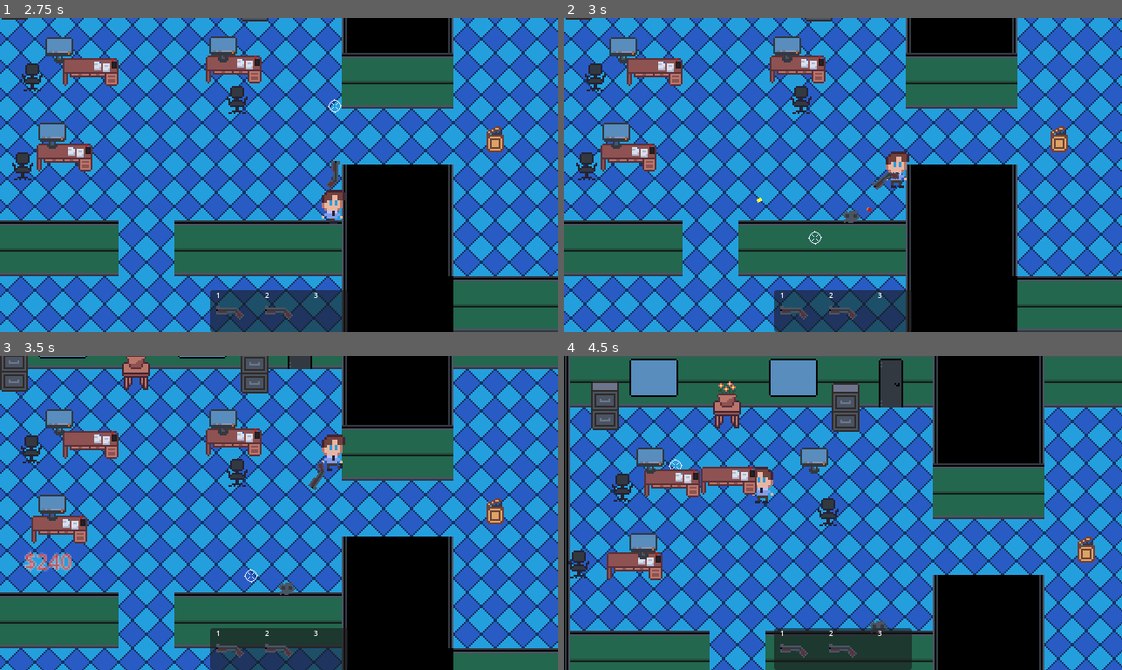
Above: before the commit, frames 1-4 (two rows, left to right).
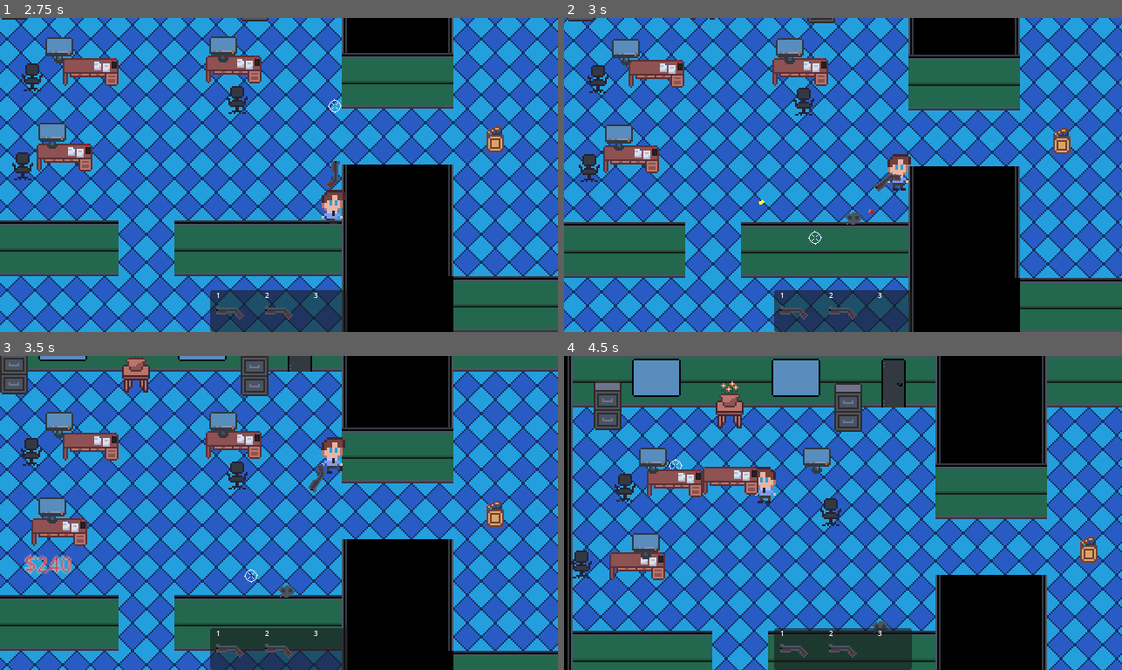
Above: after the commit, the same moments.

Repository: bhmcarr/Deep-Dive
Game: Godot game, scene res://Scenes/main.tscn
The game is run twice, just before and just after one commit, with the same random seed, the same clock (stepped at 60 frames per second) and the same inputs.
Inputs (mouse positions are in pixels of both pictures, inside the frame that each line leads up to):
- Up to frame 1 (2.75 s): move the mouse to (401, 159) at 0.52 s; hold D (move_right) 0.53-1.28 s; tap 1 (item_1) at 0.6 s; move the mouse to (167, 190) at 1.27 s; hold S (move_down) 1.28-2.03 s; tap 2 (item_2) at 1.35 s; move the mouse to (334, 105) at 2.02 s; hold D (move_right) from 2.03 s (still down); tap 3 (item_3) at 2.1 s
- Up to frame 2 (3 s): move the mouse to (815, 237) at 2.77 s; release D (move_right) at 2.78 s; hold W (move_up) from 2.78 s (still down); click (815, 237) at 2.85 s
- Up to frame 3 (3.5 s): keep holding W (move_up)
- Up to frame 4 (4.5 s): move the mouse to (1010, 560) at 3.52 s; release W (move_up) at 3.53 s; hold A (move_left) from 3.53 s (still down); tap 1 (item_1) at 3.6 s; move the mouse to (675, 465) at 4.27 s; tap 2 (item_2) at 4.35 s

Frame 1 is identical in both runs. In frame 2, 26% of the frame differs, in the area x 0-100%, y 0-100%; in frame 3, 27%; in frame 4, 22%.

Commit message:
fix screen shake bug

Diff:
--- a/Scenes/Weapons/Guns/gun.gd
+++ b/Scenes/Weapons/Guns/gun.gd
@@ -21,7 +21,7 @@
 enum ShotType {Single, Spread}
 @export var shot_type: ShotType = ShotType.Single
 
-signal fired(shake_screen: bool)
+#signal fired(shake_screen: bool)
 
 # Called when the node enters the scene tree for the first time.
 func _ready() -> void:
@@ -59,7 +59,7 @@
 
 	get_tree().current_scene.add_child(bullet)
 
-	fired.emit(shake_screen)
+	Global.weapon_fired.emit(shake_screen)
 	delay_timer.start()
 
 func _shoot_spread(mouse_pos: Vector2) -> void:
@@ -75,7 +75,7 @@
 		bullet.initial_direction = (mouse_pos.rotated(deg_to_rad(i)) - global_position).normalized()
 		get_tree().current_scene.add_child(bullet)
 
-	fired.emit(shake_screen)
+	Global.weapon_fired.emit(shake_screen)
 	delay_timer.start()
 
 func _play_gunfire_effects() -> void:
--- a/Scenes/Weapons/Guns/handgun.tscn
+++ b/Scenes/Weapons/Guns/handgun.tscn
@@ -3,7 +3,7 @@
 [ext_resource type="Script" uid="uid://g1v74nviqq3" path="res://Scenes/Weapons/Guns/gun.gd" id="1_t6ybu"]
 [ext_resource type="Texture2D" uid="uid://bd6cdpohfmkvi" path="res://Assets/handgun.png" id="2_xwbv2"]
 [ext_resource type="Texture2D" uid="uid://frgkutx38fxh" path="res://Assets/shotgun_muzzle_flare.png" id="3_5iq0w"]
-[ext_resource type="Texture2D" uid="uid://b1ptnbt614d3b" path="res://Assets/shotgun_shell.png" id="4_vl6cq"]
+[ext_resource type="Texture2D" uid="uid://bpdhcopymxynn" path="res://Assets/hangun_casing.png" id="4_xwbv2"]
 [ext_resource type="AudioStream" uid="uid://cmnv6k3al5ucw" path="res://Assets/gunshot_10.wav" id="5_t4dbf"]
 
 [sub_resource type="Animation" id="Animation_t6ynv"]
@@ -68,7 +68,7 @@
 position = Vector2(16, 0)
 emitting = false
 amount = 1
-texture = ExtResource("4_vl6cq")
+texture = ExtResource("4_xwbv2")
 lifetime = 0.5
 one_shot = true
 speed_scale = 0.75
--- a/Scenes/camera_2d.gd
+++ b/Scenes/camera_2d.gd
@@ -10,8 +10,7 @@
 # Called when the node enters the scene tree for the first time.
 func _ready() -> void:
 	player = get_parent().get_node("Player")
-	player.changed_weapon.connect(_on_player_weapon_changed)
-	_connect_to_fired_signal()
+	Global.weapon_fired.connect(_on_gun_fired)
 
 # Called every frame. 'delta' is the elapsed time since the previous frame.
 func _physics_process(delta: float) -> void:
@@ -22,7 +21,6 @@
 
 	# Shake by adjusting camera.offset so we can move the camera around the level via it's position
 	offset = _get_random_offset()
-
 
 func _on_gun_fired(shake_screen: bool) -> void:
 	if shake_screen:
@@ -36,12 +34,3 @@
 		rand.randf_range(-shake_strength, shake_strength),
 		rand.randf_range(-shake_strength, shake_strength)
 	)
-
-func _connect_to_fired_signal():
-	var guns = get_tree().get_nodes_in_group("guns")
-	if guns.size() == 0:
-		return
-	guns[0].fired.connect(_on_gun_fired)
-
-func _on_player_weapon_changed() -> void:
-	_connect_to_fired_signal()
--- a/Scenes/player.gd
+++ b/Scenes/player.gd
@@ -6,8 +6,6 @@
 const JUMP_VELOCITY = -400.0
 var direction: Vector2 = Vector2.ZERO
 var push_force = 5.0
-
-signal changed_weapon()
 
 func _physics_process(delta: float) -> void:
 	direction.x = Input.get_axis("move_left", "move_right")
@@ -50,7 +48,7 @@
 	var weapon = weapon_scene.instantiate()
 	add_child(weapon)
 
-	changed_weapon.emit()
+	Global.weapon_changed.emit()
 
 func _handle_animations() -> void:
 	if direction.x != 0 || direction.y != 0:
--- a/Scripts/Singletons/global.gd
+++ b/Scripts/Singletons/global.gd
@@ -1 +1,4 @@
 extends Node
+
+signal weapon_changed
+signal weapon_fired(shake_screen: bool)
Binary file added: Assets/hangun_casing.aseprite
Binary file added: Assets/hangun_casing.png
Not shown, added: Assets/hangun_casing.png.import
